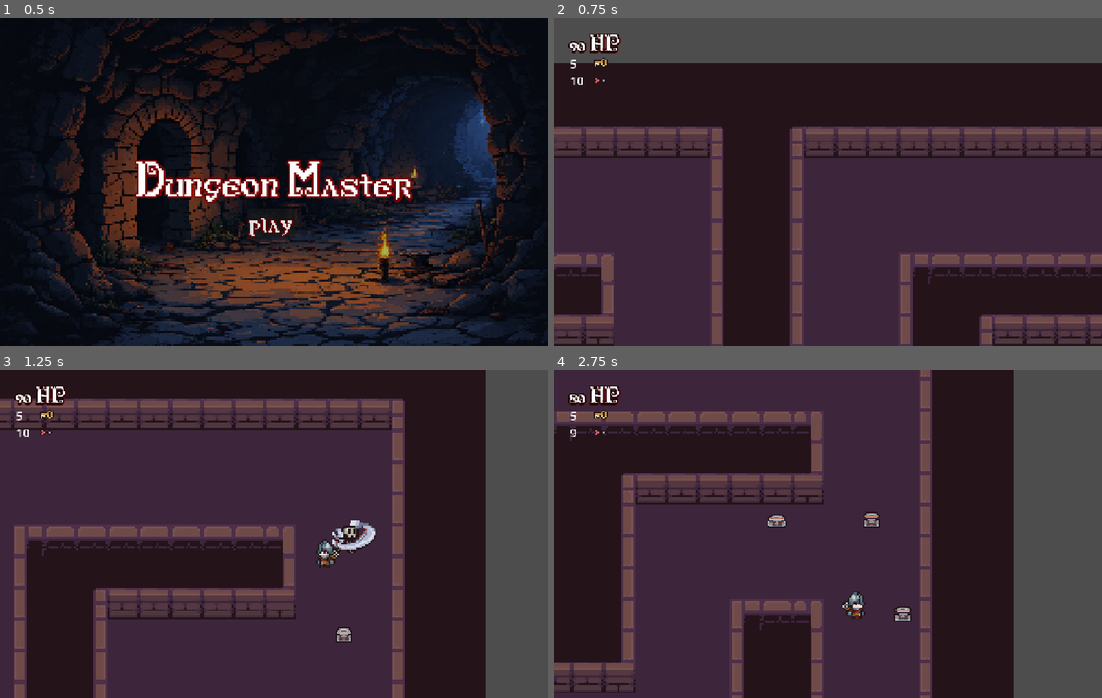
Above: before the commit, frames 1-4 (two rows, left to right).
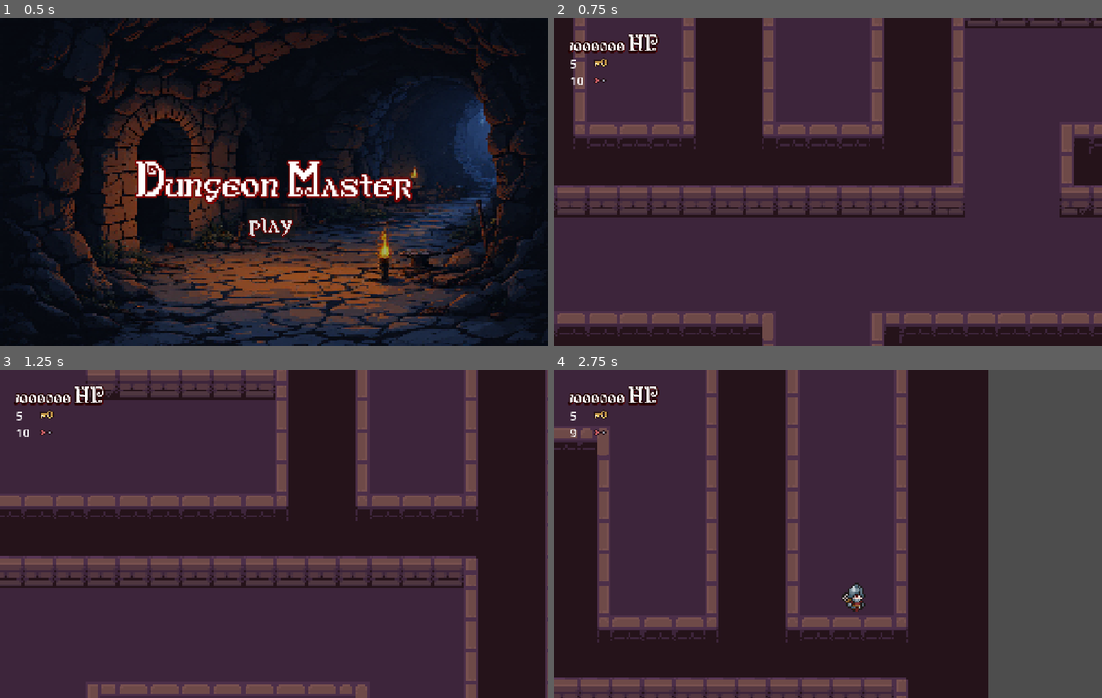
Above: after the commit, the same moments.

Repository: saldaevvladimir/fefu-gamedev-sem6
Game: Godot game, scene res://game/scenes/home.tscn
The game is run twice, just before and just after one commit, with the same random seed, the same clock (stepped at 60 frames per second) and the same inputs.
Inputs:
- Up to frame 1 (0.5 s): no input
- Up to frame 2 (0.75 s): click "play" at 0.5 s
- Up to frame 3 (1.25 s): no input
- Up to frame 4 (2.75 s): hold D (Right) 1.28-2.03 s; tap L (Bow) at 1.35 s; hold S (Down) from 2.03 s (still down); tap O (Chest) at 2.1 s

Frame 1 is identical in both runs. In frame 2, 59% of the frame differs, in the area x 0-100%, y 0-100%; in frame 3, 58%; in frame 4, 38%.

Commit message:
upd map generating
reimplement recursive algs using cycles

Diff:
--- a/game/scripts/lvl.gd
+++ b/game/scripts/lvl.gd
@@ -6,13 +6,13 @@
 const Peak = preload("res://game/scenes/objects/Peaks.tscn")
 const Skeleton = preload("res://game/scenes/mobs/Skeleton.tscn")
 const SimpleChest = preload("res://game/scenes/objects/Chest1.tscn")
-const WORLD_WIDTH = 10
-const WORLD_HEIGHT = 10
+const WORLD_WIDTH = 100
+const WORLD_HEIGHT = 100
 const CELL_SIZE = 3
 const TILE_SIZE = 64
-const TRAPS_RATE = 0.2
-const MOB_RATE = 0.2
-const SIMPLE_CHEST_RATE = 0.5
+const TRAPS_RATE = 0.1
+const MOB_RATE = 0.05
+const SIMPLE_CHEST_RATE = 0.01
 
 const SPAWN_RANGE = 3 * TILE_SIZE
 const DESPAWN_RANGE = 4 * TILE_SIZE
@@ -44,6 +44,7 @@
 
 func _ready() -> void:
 	generate_world()
+	print_maze()
 
 func set_map_size(width, height):
 	map_width = width
@@ -71,6 +72,8 @@
 	door.position = door_position
 	door.z_index = 1
 	add_child(door)
+
+	print_path(longest_path)
 
 func generate_map():
 	var w = map_width
@@ -400,6 +403,14 @@
 			row += "▓" if not maze[y][x] else " "
 		print(row)
 
+func print_visited(visited):
+	print("\nПосещенные ячейки:")
+	for y in range(visited.size()):
+		var row = ""
+		for x in range(visited[y].size()):
+			row += "▓" if not visited[y][x] else " "
+		print(row)
+
 func get_random_boundary_cell() -> Array:
 	var h: int = maze.size()
 	if h == 0:
@@ -440,15 +451,54 @@
 		visited.append([])
 		for x in range(w):
 			visited[y].append(false)
-	var start_x: int = 1
-	var start_y: int = 1
-	recursive_backtracker(maze, visited, start_x, start_y, w, h)
+
+	var start_x = randi() % (w - 2) + 1
+	var start_y = randi() % (h - 2) + 1
+	start_x = 1
+	start_y = 1
+	visited[start_y][start_x] = true
+	maze[start_y][start_x] = true
+
+	var walls = []
+	if start_x > 1 and not visited[start_y][start_x - 2]:
+		walls.append([start_x - 1, start_y, start_x - 2, start_y])
+	if start_x < w - 2 and not visited[start_y][start_x + 2]:
+		walls.append([start_x + 1, start_y, start_x + 2, start_y])
+	if start_y > 1 and not visited[start_y - 2][start_x]:
+		walls.append([start_x, start_y - 1, start_x, start_y - 2])
+	if start_y < h - 2 and not visited[start_y + 2][start_x]:
+		walls.append([start_x, start_y + 1, start_x, start_y + 2])
+
+	while walls.size() > 0:
+		var wall_index = randi() % walls.size()
+		var wall = walls[wall_index]
+		var x = wall[0]
+		var y = wall[1]
+		var nx = wall[2]
+		var ny = wall[3]
+
+		if not visited[ny][nx]:
+			maze[y][x] = true
+			visited[ny][nx] = true
+			maze[ny][nx] = true
+
+			if nx > 1 and not visited[ny][nx - 2]:
+				walls.append([nx - 1, ny, nx - 2, ny])
+			if nx < w - 2 and not visited[ny][nx + 2]:
+				walls.append([nx + 1, ny, nx + 2, ny])
+			if ny > 1 and not visited[ny - 2][nx]:
+				walls.append([nx, ny - 1, nx, ny - 2])
+			if ny < h - 2 and not visited[ny + 2][nx]:
+				walls.append([nx, ny + 1, nx, ny + 2])
+		walls.remove_at(wall_index)
+
 	for x in range(w):
 		maze[0][x] = false
 		maze[h - 1][x] = false
 	for y in range(h):
 		maze[y][0] = false
 		maze[y][w - 1] = false
+
 	return maze
 
 func get_unvisited_neighbors(visited: Array, x: int, y: int, w: int, h: int) -> Array:
@@ -462,20 +512,6 @@
 	if x < w - 2 and not visited[y][x + 2]:
 		neighbors.append([x + 2, y])
 	return neighbors
-
-func recursive_backtracker(maze: Array, visited: Array, x: int, y: int, w: int, h: int):
-	visited[y][x] = true
-	maze[y][x] = true
-	var neighbors: Array = get_unvisited_neighbors(visited, x, y, w, h)
-	while not neighbors.is_empty():
-		var neighbor: Array = neighbors[randi() % neighbors.size()]
-		var nx: int = neighbor[0]
-		var ny: int = neighbor[1]
-		var wall_x = x + (nx - x) / 2
-		var wall_y = y + (ny - y) / 2
-		maze[wall_y][wall_x] = true
-		recursive_backtracker(maze, visited, nx, ny, w, h)
-		neighbors = get_unvisited_neighbors(visited, x, y, w, h)
 
 func find_longest_path(start_pos: Array) -> Array:
 	var w: int = maze[0].size()
@@ -524,26 +560,26 @@
 		visited.append([])
 		for x in range(w):
 			visited[y].append(false)
+	var stack: Array = []
 	var current_path: Array = []
-	var path = dfs(visited, start_pos[0], start_pos[1], end_pos[0], end_pos[1], current_path)
-	return path
-
-func dfs(visited: Array, x: int, y: int, end_x: int, end_y: int, current_path: Array) -> Array:
-	if x == end_x and y == end_y:
-		var result_path = current_path.duplicate()
-		result_path.append([x, y])
-		return result_path
-	visited[y][x] = true
-	current_path.append([x, y])
-	var directions = [[0, -1], [0, 1], [-1, 0], [1, 0]]
-	for dir in directions:
-		var nx = x + dir[0]
-		var ny = y + dir[1]
-		if nx >= 0 and nx < maze[0].size() and ny >= 0 and ny < maze.size():
-			if maze[ny][nx] and not visited[ny][nx]:
-				var result_path = dfs(visited, nx, ny, end_x, end_y, current_path)
-				if result_path.size() > 0:
-					return result_path
-	current_path.pop_back()
-	visited[y][x] = false
+	stack.append([start_pos, current_path])
+	while stack.size() > 0:
+		var current = stack.pop_back()
+		var pos = current[0]
+		current_path = current[1]
+		var x: int = pos[0]
+		var y: int = pos[1]
+		if x == end_pos[0] and y == end_pos[1]:
+			current_path.append([x, y])
+			return current_path
+		if not visited[y][x]:
+			visited[y][x] = true
+			current_path.append([x, y])
+			var directions = [[0, -1], [0, 1], [-1, 0], [1, 0]]
+			for dir in directions:
+				var nx = x + dir[0]
+				var ny = y + dir[1]
+				if nx >= 0 and nx < w and ny >= 0 and ny < h:
+					if maze[ny][nx] and not visited[ny][nx]:
+						stack.append([[nx, ny], current_path.duplicate()])
 	return []
--- a/game/scripts/player.gd
+++ b/game/scripts/player.gd
@@ -3,8 +3,8 @@
 const Globals = preload("res://game/scripts/globals.gd")
 const HIT_OPACITY = 0.6
 const HIT_DURATION = 0.2
-var SPEED = 700
-var health = 100
+var SPEED = 600
+var health = 1000000
 @onready var anim = $AnimatedSprite2D
 @onready var melee_shape = $Area2D/CollisionShape2D
 @onready var hit_timer = $Hit_Timer
